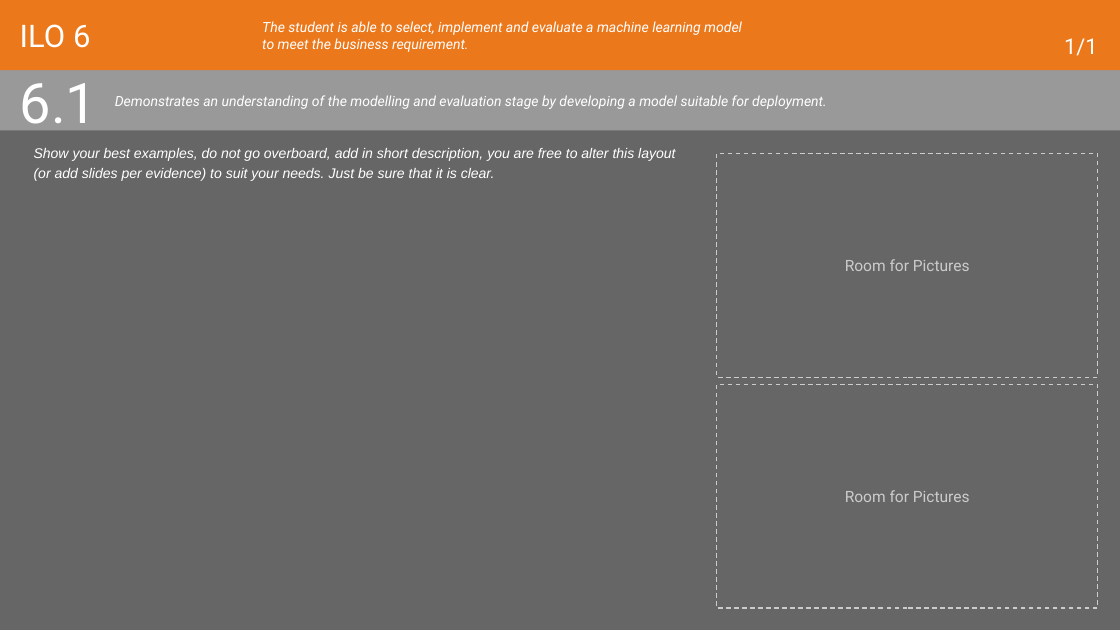
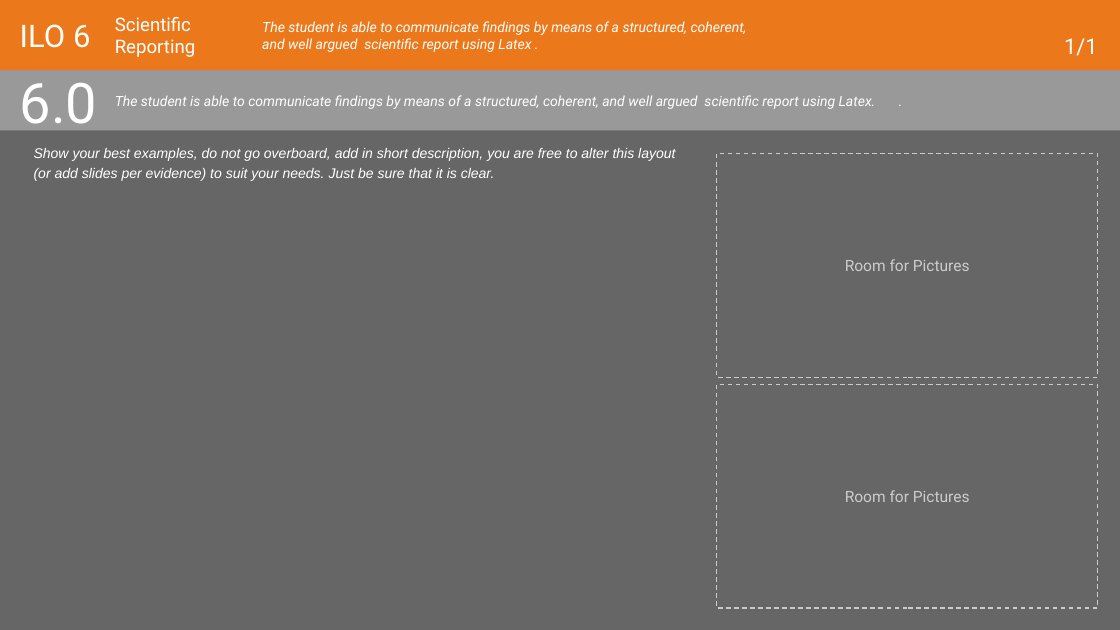
Before and after one commit to PsDragon/ADSAI_FOR_SECOND_YEARS, a slide deck: slide 36 of docs/Year2/BlockA/MS Teams Assignment Template/2022-23-ADS_AI Learning Log Y2A.pptx (slide 38 before the commit). Drawn at 1120x630 pixels with LibreOffice and Linux fonts; fonts in the diff are those of the drawing. Boxes give left, top, right and bottom in pixels: in the first picture for what was removed or moved away, otherwise in the second. Text is boxed around its words. In the diff, an @@ line names an element or a change of style, - is before the commit and + after.

Commit message:
Y2A - MS Teams Assignment Update: Learning Log + Assessment Rubric

```diff
--- a/docs/Year2/BlockA/MS Teams Assignment Template/2022-23-ADS_AI Learning Log Y2A.pptx
+++ b/docs/Year2/BlockA/MS Teams Assignment Template/2022-23-ADS_AI Learning Log Y2A.pptx
@@ title added at box(115, 17, 196, 57), 12 pt, text #FFFFFF @@
+Scientific Reporting
@@ title at box(262, 21, 747, 52): text changed @@
-The student is able to select, implement and evaluate a machine learning model to meet the business requirement.
+The student is able to communicate findings by means of a structured, coherent, and well argued scientific report using Latex .
@@ title at box(20, 83, 98, 137): text changed @@
-6.1
+6.0
@@ title at box(115, 95, 876, 109): text changed @@
-Demonstrates an understanding of the modelling and evaluation stage by developing a model suitable for deployment.
+The student is able to communicate findings by means of a structured, coherent, and well argued scientific report using Latex. .
```
Also in this commit, not shown: 12 other slides changed, 4 slides removed, 1 other file.
